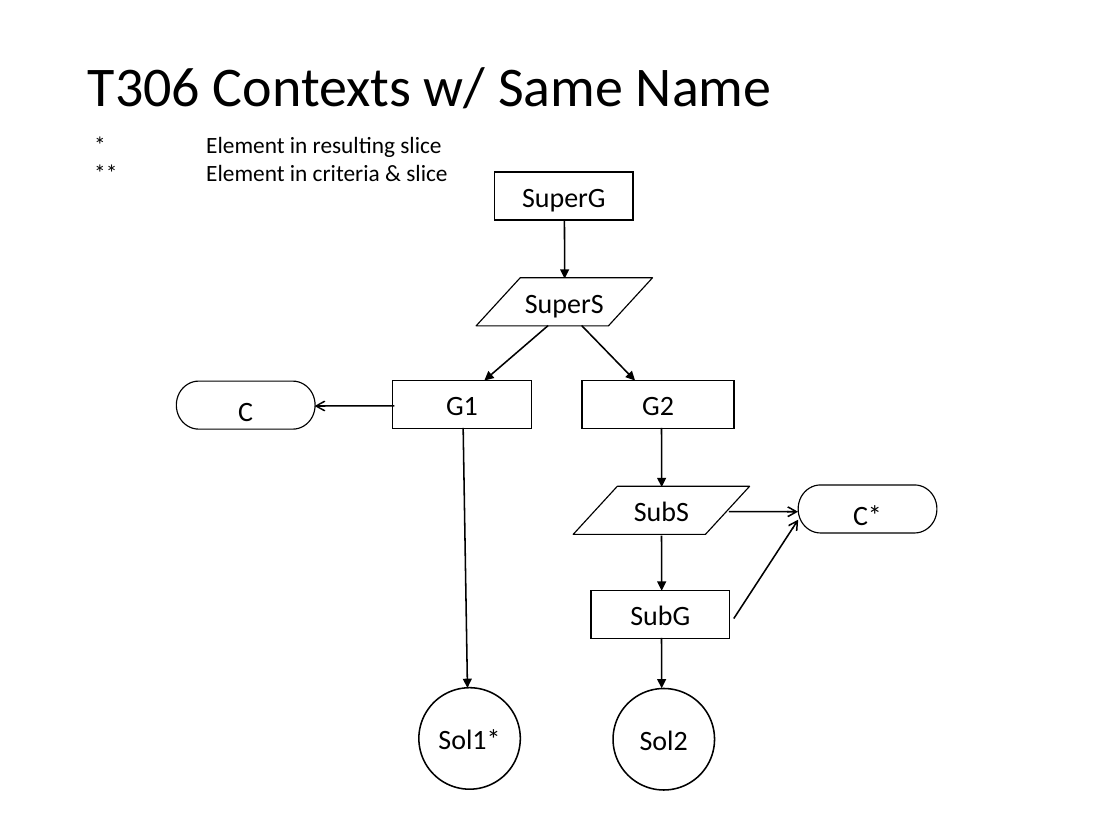
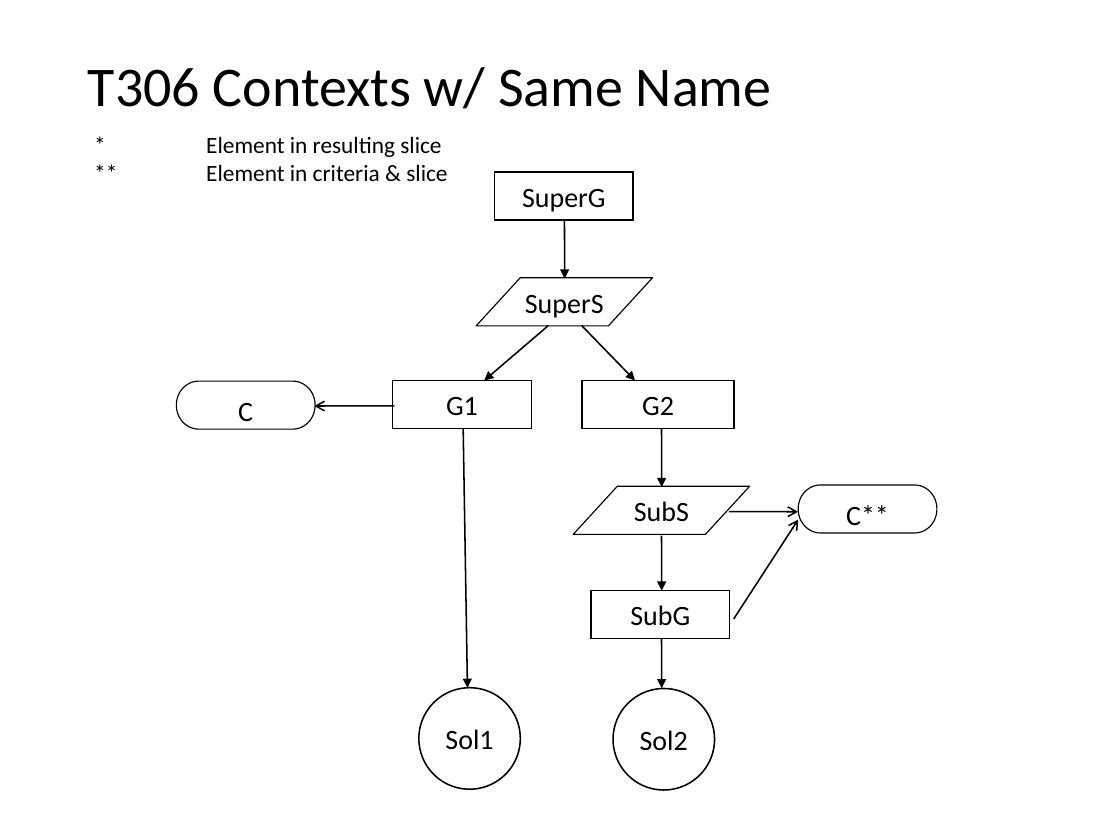
Before and after one commit to nlsfung/MMINT_Examples, a slide deck: slide 17 of GSNSliceRecheckTestSuite/TestSuite.ppt. Drawn at 1120x840 pixels with LibreOffice and Linux fonts; fonts in the diff are those of the drawing. Boxes give left, top, right and bottom in pixels: in the first picture for what was removed or moved away, otherwise in the second. Text is boxed around its words. In the diff, an @@ line names an element or a change of style, - is before the commit and + after.

```diff
--- a/GSNSliceRecheckTestSuite/TestSuite.ppt
+++ b/GSNSliceRecheckTestSuite/TestSuite.ppt
@@ text in pill shape at (x1=846, y1=505, x2=889, y2=526): text changed @@
-C*
+C**
@@ text in ellipse at (x1=445, y1=729, x2=493, y2=750): text changed @@
-Sol1*
+Sol1
```
Also in this commit, not shown: 51 other files.
